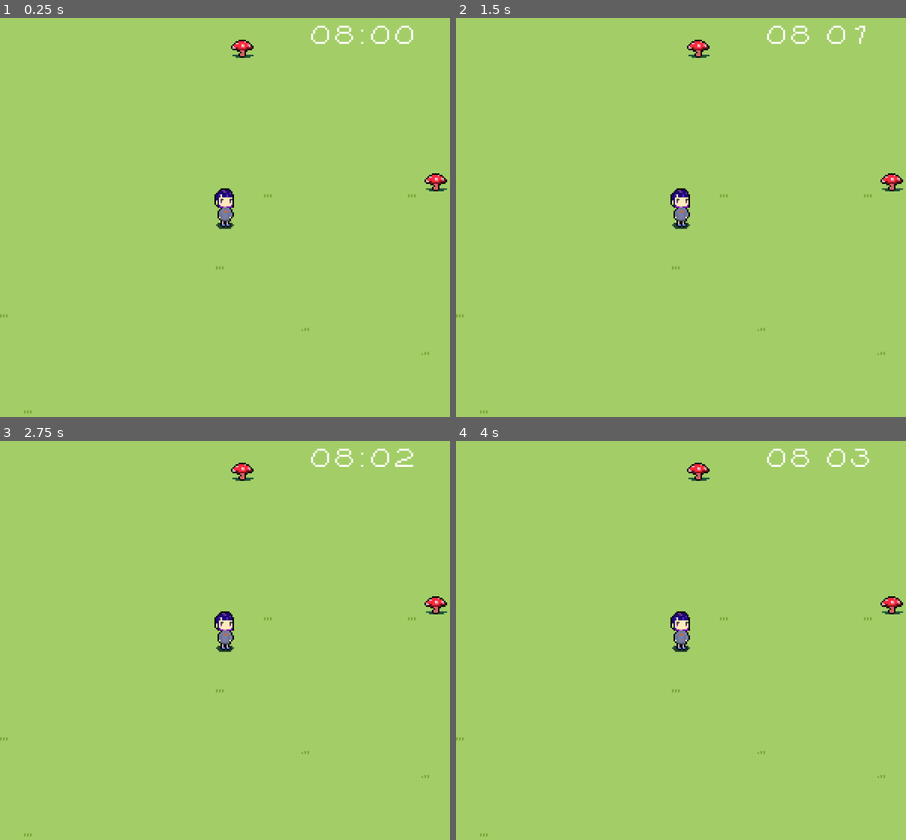
Above: before the commit, frames 1-4 (two rows, left to right).
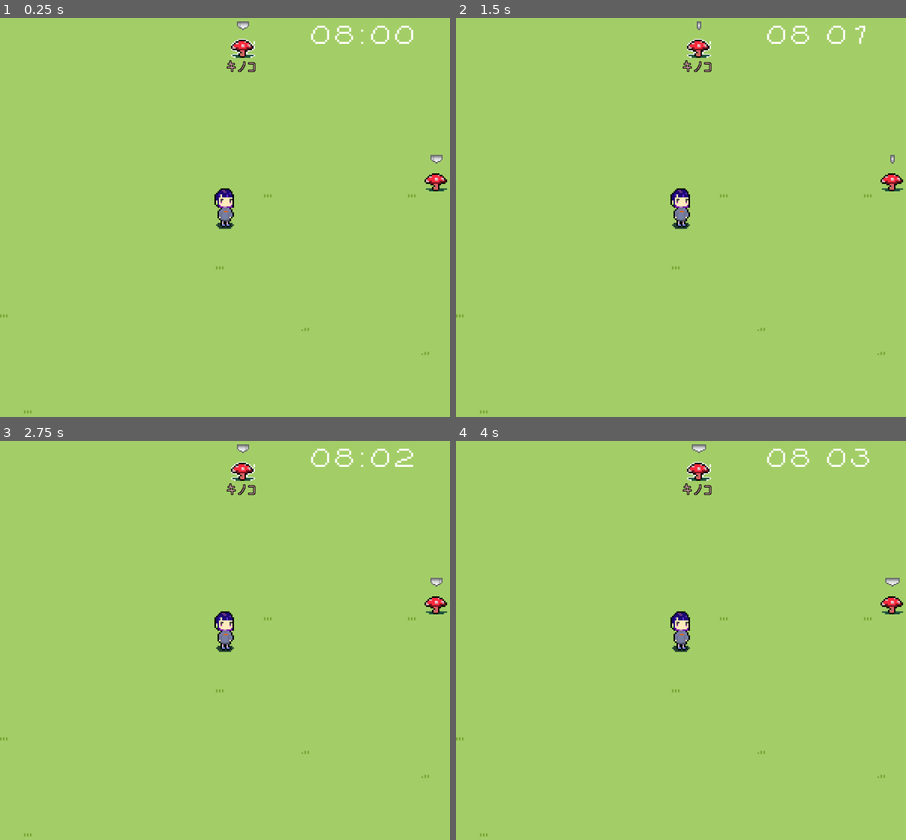
Above: after the commit, the same moments.

Repository: shule517/levelup
Game: Godot game, scene res://scene/Field/field.tscn
Same seed, same stepped clock (60 frames per second), same inputs: the game is played once before the commit and once after it.
Inputs:
- Up to frame 1 (0.25 s): no input
- Up to frame 2 (1.5 s): tap Enter (ui_accept) at 0.5, 0.77 s; hold Right (ui_right) from 0.53 s (still down)
- Up to frame 3 (2.75 s): tap Enter (ui_accept) at 1.52 s; release Right (ui_right) at 2.03 s; hold Left (ui_left) from 2.03 s (still down)
- Up to frame 4 (4 s): release Left (ui_left) at 2.78 s; hold Right (ui_right) from 2.78 s (still down); tap Enter (ui_accept) at 3.02, 3.77 s

The runs differ from the first frame. In frame 1, 0.3% of the frame differs, in the area x 50-99%, y 0-37%; in frame 2, 0.2%; in frame 3, 0.3%; in frame 4, 0.3%.

Commit message:
cursor選択を実装中

Diff:
--- a/scene/Enemy/Base/enemy.gd
+++ b/scene/Enemy/Base/enemy.gd
@@ -15,6 +15,8 @@
 	$Label.visible = false
 	new_material.shader = sprite.material.shader
 	sprite.material = new_material
+
+	$CursorAnimatedSprite2D.play("idle")
 
 	# AudioStreamPlayerノードを作成し、配列に追加
 	for i in range(10):
--- a/scene/Enemy/Base/enemy.tscn
+++ b/scene/Enemy/Base/enemy.tscn
@@ -1,9 +1,10 @@
-[gd_scene load_steps=15 format=3 uid="uid://crx78tiy2lwrx"]
+[gd_scene load_steps=21 format=3 uid="uid://crx78tiy2lwrx"]
 
 [ext_resource type="Script" path="res://scene/Enemy/Base/enemy.gd" id="1_x18rc"]
 [ext_resource type="Shader" path="res://scene/Enemy/Nezumi/nezumi.gdshader" id="2_5lths"]
 [ext_resource type="Texture2D" uid="uid://3ns77ik7o866" path="res://scene/Enemy/Nezumi/ネズミ.png" id="2_bvx3s"]
 [ext_resource type="FontFile" uid="uid://b533rou4k6drt" path="res://scene/WorldClock/x12y16pxMaruMonica.ttf" id="3_lgtxu"]
+[ext_resource type="Texture2D" uid="uid://b3rp4ks6m4mf1" path="res://scene/Enemy/Base/2460_2.png" id="5_88es7"]
 
 [sub_resource type="ShaderMaterial" id="ShaderMaterial_4ir5a"]
 shader = ExtResource("2_5lths")
@@ -114,6 +115,42 @@
 font_color = Color(0.897137, 0.68752, 0.703066, 1)
 outline_size = 2
 outline_color = Color(0, 0, 0, 1)
+
+[sub_resource type="AtlasTexture" id="AtlasTexture_wrmdf"]
+atlas = ExtResource("5_88es7")
+region = Rect2(0, 0, 16, 16)
+
+[sub_resource type="AtlasTexture" id="AtlasTexture_epvhu"]
+atlas = ExtResource("5_88es7")
+region = Rect2(16, 0, 16, 16)
+
+[sub_resource type="AtlasTexture" id="AtlasTexture_fjf6k"]
+atlas = ExtResource("5_88es7")
+region = Rect2(0, 16, 16, 16)
+
+[sub_resource type="AtlasTexture" id="AtlasTexture_u3g3a"]
+atlas = ExtResource("5_88es7")
+region = Rect2(16, 16, 16, 16)
+
+[sub_resource type="SpriteFrames" id="SpriteFrames_jtrxe"]
+animations = [{
+"frames": [{
+"duration": 1.0,
+"texture": SubResource("AtlasTexture_wrmdf")
+}, {
+"duration": 1.0,
+"texture": SubResource("AtlasTexture_epvhu")
+}, {
+"duration": 1.0,
+"texture": SubResource("AtlasTexture_fjf6k")
+}, {
+"duration": 1.0,
+"texture": SubResource("AtlasTexture_u3g3a")
+}],
+"loop": true,
+"name": &"idle",
+"speed": 7.0
+}]
 
 [node name="Enemy" type="CharacterBody2D" groups=["Enemy"]]
 script = ExtResource("1_x18rc")
@@ -166,6 +203,23 @@
 label_settings = SubResource("LabelSettings_c8q5t")
 horizontal_alignment = 1
 
+[node name="CursorAnimatedSprite2D" type="AnimatedSprite2D" parent="."]
+texture_filter = 1
+position = Vector2(0, -23)
+scale = Vector2(0.8, 0.8)
+sprite_frames = SubResource("SpriteFrames_jtrxe")
+animation = &"idle"
+metadata/_aseprite_wizard_config_ = {
+"layer": "",
+"o_ex_p": "",
+"o_folder": "",
+"o_name": "",
+"only_visible": false,
+"slice": "",
+"source": "res://scene/Enemy/Base/taikiloop_icon/2460_2.aseprite"
+}
+metadata/_aseprite_wizard_source_file_hash_ = "d0f6194c4f8c6bef6ac93067f6982027"
+
 [connection signal="body_entered" from="Area2D" to="." method="_on_area_2d_body_entered"]
 [connection signal="body_exited" from="Area2D" to="." method="_on_area_2d_body_exited"]
 [connection signal="timeout" from="Timer" to="." method="_on_timer_timeout"]
--- a/scene/Player/player.tscn
+++ b/scene/Player/player.tscn
@@ -39,7 +39,7 @@
 height = 10.0
 
 [sub_resource type="CircleShape2D" id="CircleShape2D_nldkh"]
-radius = 57.0351
+radius = 142.004
 
 [sub_resource type="Animation" id="Animation_2ewc6"]
 length = 0.001
Binary file added: scene/Enemy/Base/2451_2.png
Not shown, added: scene/Enemy/Base/2451_2.png.import
Binary file added: scene/Enemy/Base/2460_2.png
Not shown, added: scene/Enemy/Base/2460_2.png.import
Binary file added: scene/Enemy/Base/taikiloop_icon/2451_2.aseprite
Not shown, added: scene/Enemy/Base/taikiloop_icon/2451_2.aseprite.import
Binary file added: scene/Enemy/Base/taikiloop_icon/2460_2.aseprite
Not shown, added: scene/Enemy/Base/taikiloop_icon/2460_2.aseprite.import
Binary file added: scene/Enemy/Base/taikiloop_icon/2460_2.png
Not shown, added: scene/Enemy/Base/taikiloop_icon/2460_2.png.import
